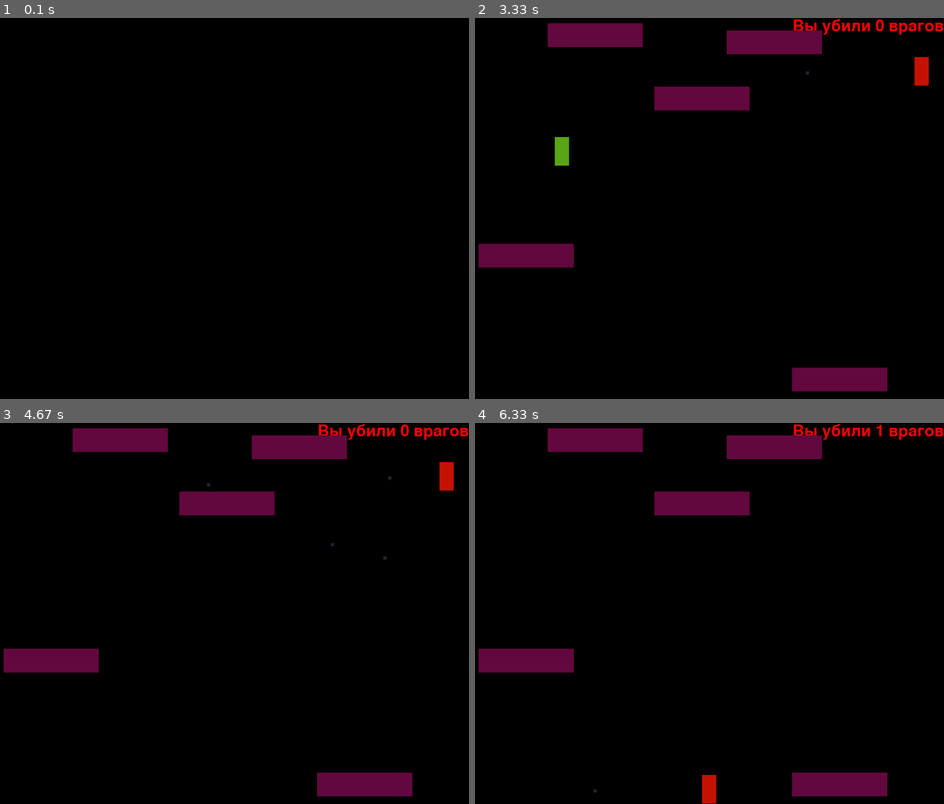
Above: before the commit, frames 1-4 (two rows, left to right).
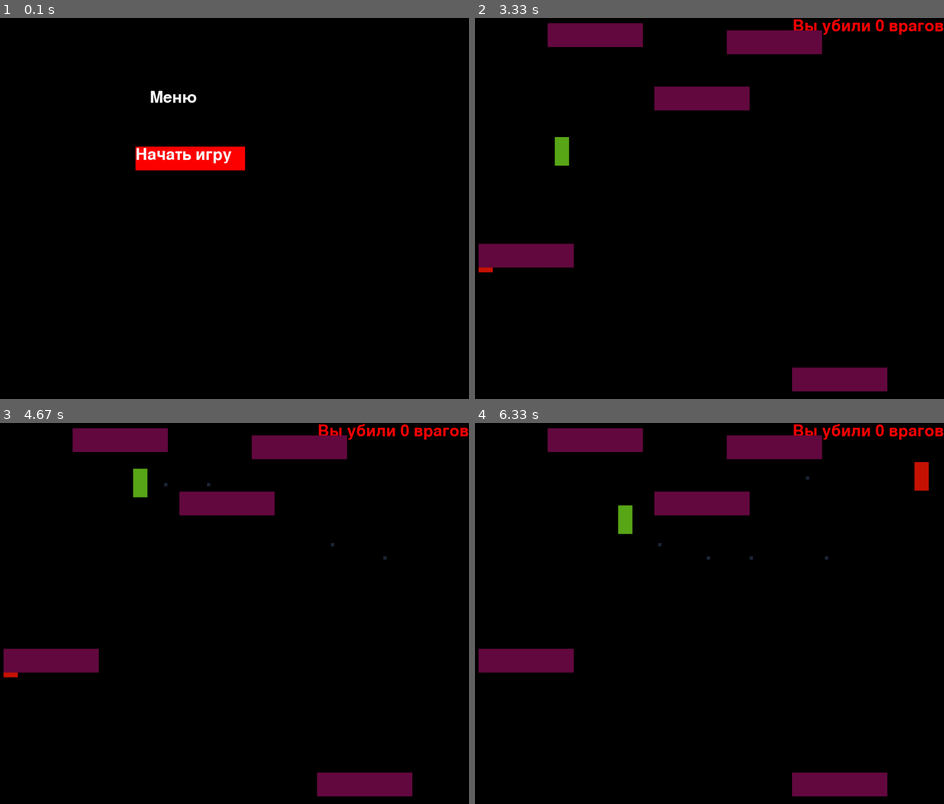
Above: after the commit, the same moments.

Repository: code-n-cry/pygame-tutoring-project
Game: pygame game, started from game.py
Same seed, same stepped clock (60 frames per second), same inputs: the game is played once before the commit and once after it.
Inputs (mouse positions are in pixels of both pictures, inside the frame that each line leads up to):
- Up to frame 1 (0.1 s): no input
- Up to frame 2 (3.33 s): click (667, 158) at 0.38 s, where only the run after the commit has a clickable "Начать игру"; tap Space at 0.67, 1.07, 1.37, 1.57, 1.9, 2.2, 2.4, 2.7, 2.97, 3.3 s; hold D 1-1.47 s; move the mouse to (709, 235) at 1.03 s; hold W 1.5-1.8 s; move the mouse to (751, 292) at 1.53 s; hold D 1.83-2.3 s; move the mouse to (554, 296) at 1.87 s; hold A 2.33-2.87 s; move the mouse to (878, 341) at 2.37 s; hold S 2.9-3.2 s; move the mouse to (582, 67) at 2.93 s; hold A from 3.23 s (still down); move the mouse to (592, 132) at 3.27 s
- Up to frame 3 (4.67 s): tap Space at 3.6, 3.73, 4.13, 4.43 s; release A at 3.63 s; hold W 3.67-4.03 s; move the mouse to (206, 712) at 3.7 s; hold D from 4.07 s (still down); move the mouse to (229, 659) at 4.1 s
- Up to frame 4 (6.33 s): release D at 4.7 s; hold S 4.73-5.1 s; move the mouse to (887, 758) at 4.77 s; tap Space at 4.8, 5.2, 5.5, 5.7, 6, 6.2 s; hold A 5.13-5.6 s; move the mouse to (639, 533) at 5.17 s; hold D 5.63-6.1 s; move the mouse to (803, 583) at 5.67 s; hold W from 6.13 s (still down); move the mouse to (873, 712) at 6.17 s

The runs differ from the first frame. In frame 1, 1.6% of the frame differs, in the area x 28-53%, y 19-40%; in frame 2, 0.3%; in frame 3, 0.5%; in frame 4, 0.8%.

Commit message:
исправил ошибки

Diff:
--- a/game.py
+++ b/game.py
@@ -41,9 +41,7 @@
             if pressed_keys[pygame.K_s] and self.rect.y + 60 < HEIGHT:
                 self.rect.y += self.speed_y
             if pressed_keys[pygame.K_w] and self.rect.y > 0:
-                self.rect.y  -= self.speed_y
-
-
+                self.rect.y -= self.speed_y
 
     def draw(self, screen):
         if self.alive is True:
@@ -56,8 +54,6 @@
         self.btn_text = font.render('Начать игру', True, (255, 255, 255))
         self.difficult_btn_text = font.render('Выбрать уровень сложности', True, (255, 255, 255))
         self.menu_text = font.render('Меню', True, (255, 255, 255))
-        self.pressed = False
-        self.in_menu = True
         self.pressed = False
         self.in_menu = True
 
@@ -82,6 +78,7 @@
             pygame.draw.rect(screen, (0, 0, 255), self.start_btn)
         screen.blit(self.btn_text, (300, 270))
 
+
 class Enemy(pygame.sprite.Sprite):
     def __init__(self, x, y):
         super().__init__()
@@ -113,6 +110,7 @@
 
     def draw(self, screen):
         pygame.draw.rect(screen, (30, 40, 56), self.rect)
+
 
 kill_count = 0
 x_list = []
@@ -134,41 +132,42 @@
     wall = Wall(x, y)
     wall_group.add(wall)
 
-player = Player(50,250)
+player = Player(50, 250)
 menu = Menu()
 while True:
     for event in pygame.event.get():
         if event.type == pygame.QUIT:
             pygame.quit()
-        if event.type == pygame.KEYDOWN:
-            if event.key == pygame.K_SPACE:
-                if player.alive:
-                    bullet = Bullet(player.rect.x,player.rect.y + 30, 12)
-                    player_bullet_group.add(bullet)
-        if event.type == TIME_EVENT:
-            for i in enemy_group:
-                enemy_bullet_left = Bullet(enemy.rect.x, enemy.rect.y + 30, 12)
-                enemy_bullet_right = Bullet(enemy.rect.x, enemy.rect.y + 30, -12)
-                enemy_bullet_group.add(enemy_bullet_left, enemy_bullet_right)
-        if event.type == SPAWN_EVENT:
-            for i in enemy_group:
-                i.kill()
-            x = random.randint(1, 970)
-            y = random.randint(1, 740)
-            for i in wall_group:
-                while i.rect.x - 50 <= x <= i.rect.x + 250:
+        if menu.in_menu is True:
+            menu.update(event)
+        else:
+            if event.type == pygame.KEYDOWN:
+                if event.key == pygame.K_SPACE:
+                    if player.alive:
+                        bullet = Bullet(player.rect.x, player.rect.y + 30, 12)
+                        player_bullet_group.add(bullet)
+            if event.type == TIME_EVENT:
+                for i in enemy_group:
+                    enemy_bullet_left = Bullet(enemy.rect.x, enemy.rect.y + 30, 12)
+                    enemy_bullet_right = Bullet(enemy.rect.x, enemy.rect.y + 30, -12)
+                    enemy_bullet_group.add(enemy_bullet_left, enemy_bullet_right)
+            if event.type == SPAWN_EVENT:
+                for i in enemy_group:
+                    i.kill()
                     x = random.randint(1, 970)
-                while i.rect.y - 60 <= y <= i.rect.y + 110:
                     y = random.randint(1, 740)
-            enemy = Enemy(x,y)
-            enemy_group.add(enemy)
-            if pygame.sprite.collide_rect(i,player):
-                player.alive = False
-            if i.rect.x < 0:
-                i.kill()
-    if menu.in_menu is True:
-        menu.update(event)
-    else:
+                    for i in wall_group:
+                        while i.rect.x - 50 <= x <= i.rect.x + 250:
+                            x = random.randint(1, 970)
+                    while i.rect.y - 60 <= y <= i.rect.y + 110:
+                        y = random.randint(1, 740)
+                enemy = Enemy(x, y)
+                enemy_group.add(enemy)
+                if pygame.sprite.collide_rect(i, player):
+                    player.alive = False
+                if i.rect.x < 0:
+                    i.kill()
+    if not menu.in_menu:
         for i in enemy_group:
             i.update()
         player.update()
@@ -177,16 +176,16 @@
         for i in enemy_bullet_group:
             i.update()
             for g in wall_group:
-                if pygame.sprite.collide_rect(i,g):
+                if pygame.sprite.collide_rect(i, g):
                     i.kill()
             if i.rect.x > WIDTH:
                 i.kill()
-            if  pygame.sprite.collide_rect(player,i):
-                    player.alive = False
+            if pygame.sprite.collide_rect(player, i):
+                player.alive = False
         for i in player_bullet_group:
             i.update()
             for n in wall_group:
-                if pygame.sprite.collide_rect(i,n):
+                if pygame.sprite.collide_rect(i, n):
                     i.kill()
             if i.rect.x > WIDTH:
                 i.kill()
@@ -195,19 +194,19 @@
                     kill_count += 1
                     x.kill()
                     i.kill()
-        if menu.in_menu is True:
-            menu.draw(screen)
-        else:
-            screen.fill((0, 0, 0))
-            screen.blit(rendered, (WIDTH - rendered.get_width(), 0))
-            for i in enemy_group:
-                i.draw(screen)
-            for i in enemy_bullet_group:
-                i.draw(screen)
-            for i in player_bullet_group:
-                i.draw(screen)
-            for i in wall_group:
-                i.draw(screen)
-            player.draw(screen)
+    if menu.in_menu is True:
+        menu.draw(screen)
+    else:
+        screen.fill((0, 0, 0))
+        screen.blit(rendered, (WIDTH - rendered.get_width(), 0))
+        for i in enemy_group:
+            i.draw(screen)
+        for i in enemy_bullet_group:
+            i.draw(screen)
+        for i in player_bullet_group:
+            i.draw(screen)
+        for i in wall_group:
+            i.draw(screen)
+        player.draw(screen)
     clock.tick(60)
     pygame.display.flip()
